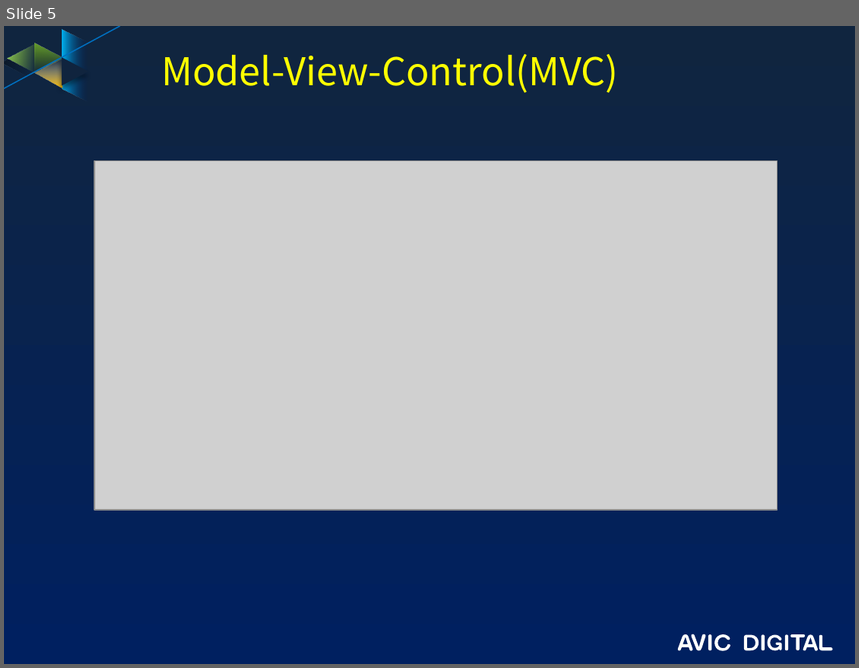
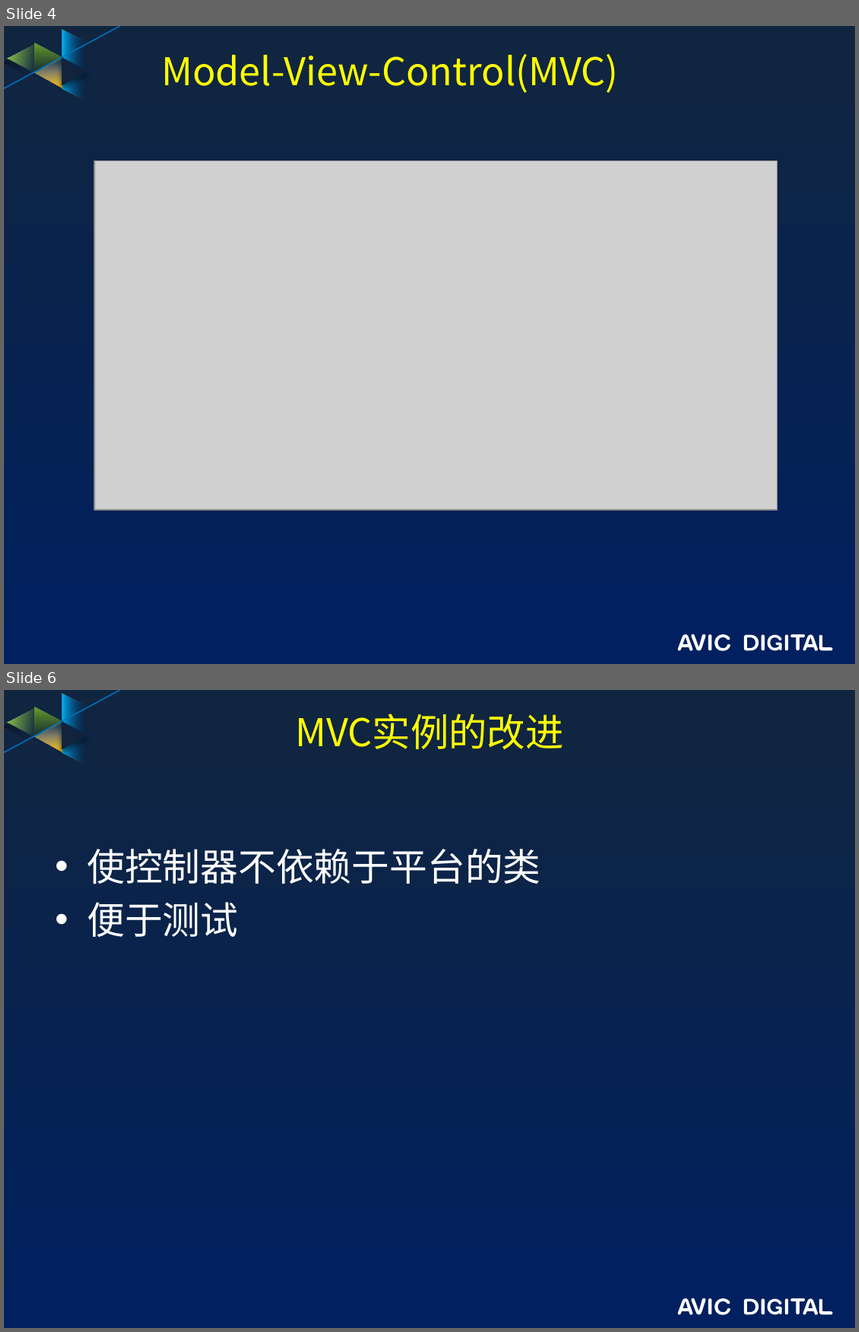
Before and after one commit to guofengzh/java-way, a slide deck: spring/docs/03-mvc.pptx. Shown one above the other, each under a label of ours: slide 5 before the commit, slides 4 and 6 after it; the slides between them are not shown. The pictures are 859x668 and 859x1332 pixels, drawn with LibreOffice and Linux fonts; fonts in the diff are those of the drawing; grey boxes stand for pictures; background and template pictures are left out. Boxes give left, top, right and bottom in pixels: in the first picture for what was removed or moved away, otherwise in the second. Text is boxed around its words. In the diff, an @@ line names an element or a change of style, - is before the commit and + after.

```diff
--- a/spring/docs/03-mvc.pptx
+++ b/spring/docs/03-mvc.pptx
@@ slide 6 added at [4, 690, 855, 1328], background gradient #10253F to #002060; not listed: 17 template elements that a slide beside it also shows @@
@@ title added at [295, 714, 564, 749], 32.4 pt, text #FFFF00 @@
+MVC实例的改进
@@ text added at [87, 849, 541, 937], 32 pt, text #FFFFFF @@
+• 使控制器不依赖于平台的类
+• 便于测试
@@ what was slide 5 is now slide 4 @@
```
Also in this commit, not shown: 1 slide changed, 8 other slides added, 1 slide removed, 2 other files.
